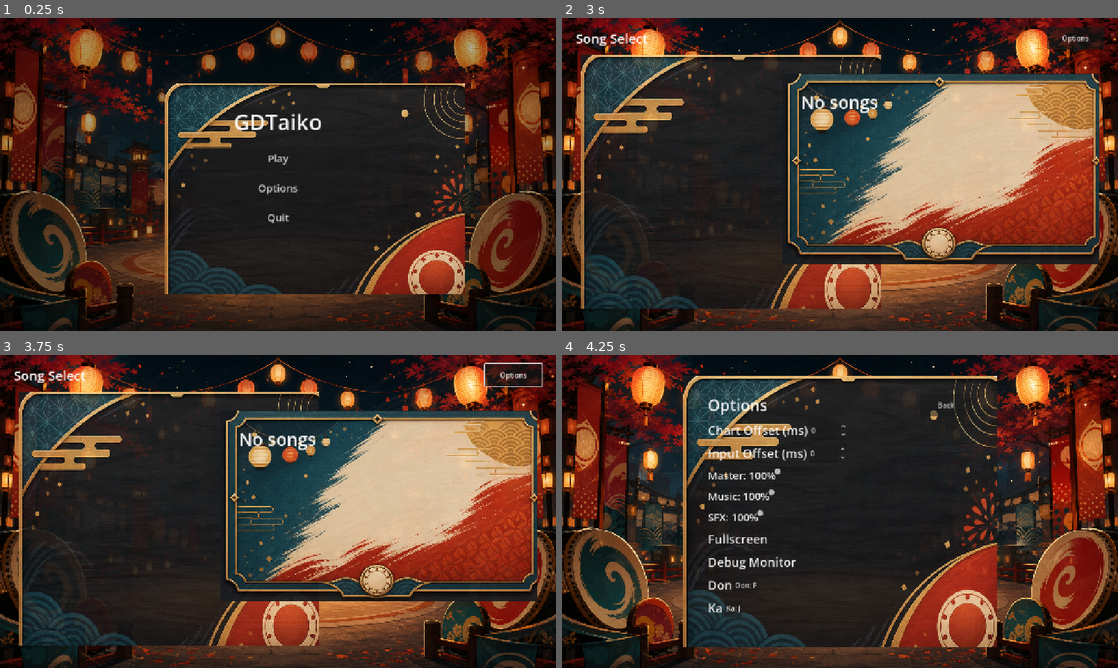
Above: before the commit, frames 1-4 (two rows, left to right).
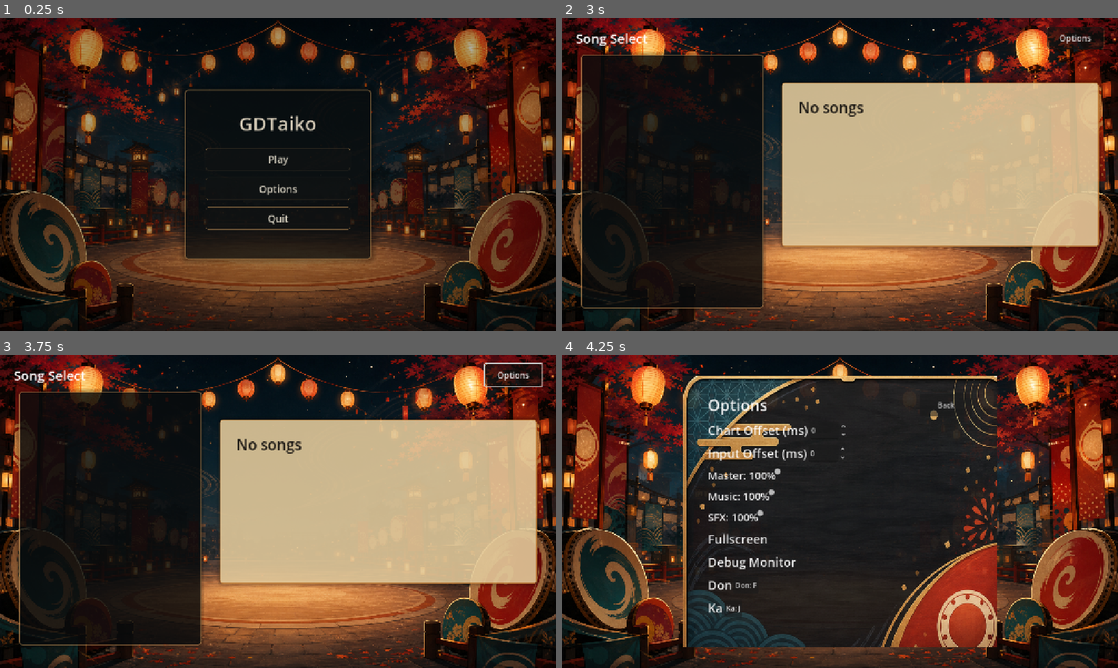
Above: after the commit, the same moments.

Repository: psygames-lab/GDTaiko
Game: Godot game, scene res://scenes/Main.tscn
The game is run twice, just before and just after one commit, with the same random seed, the same clock (stepped at 60 frames per second) and the same inputs.
Inputs:
- Up to frame 1 (0.25 s): no input
- Up to frame 2 (3 s): click "Play" at 0.5 s; click "Options" at 1.25 s; click "Back" at 2 s; click "Play" at 2.75 s
- Up to frame 3 (3.75 s): tap Enter (ui_accept) at 3.5 s; hold Right (ui_right) from 3.53 s (still down); hold F (taiko_don) from 3.53 s (still down)
- Up to frame 4 (4.25 s): keep holding Right (ui_right); keep holding F (taiko_don); tap Enter (ui_accept) at 3.77 s

The runs differ from the first frame. In frame 1, 16% of the frame differs, in the area x 29-84%, y 20-89%; in frame 2, 35%, in the area x 3-98%, y 2-93%; in frame 3, 35%; in frame 4, nothing differs.

Commit message:
feat: refresh menu and song select UI

Diff:
--- a/scripts/app/main.gd
+++ b/scripts/app/main.gd
@@ -3,9 +3,8 @@
 const GameConfig := preload("res://scripts/config/game_config.gd")
 
 const MAIN_MENU_BACKGROUND := "res://assets/skin/night_festival/backgrounds/main_menu.png"
-const UI_PANEL_SHEET := "res://assets/skin/night_festival/ui/ui_panels.png"
 const VIEWPORT_SIZE := Vector2(1280.0, 720.0)
-const MENU_PANEL_SIZE := Vector2(520.0, 420.0)
+const MENU_PANEL_SIZE := Vector2(430.0, 390.0)
 
 var play_button: Button
 var options_button: Button
@@ -26,28 +25,28 @@
 	_add_background()
 	_add_background_dim(0.32)
 
-	var panel := TextureRect.new()
+	var panel := Panel.new()
 	panel.name = "MenuPanel"
 	panel.position = (VIEWPORT_SIZE - MENU_PANEL_SIZE) * 0.5
 	panel.size = MENU_PANEL_SIZE
-	panel.texture = _make_ui_panel_texture(Rect2(42.0, 74.0, 690.0, 486.0))
-	panel.stretch_mode = TextureRect.STRETCH_SCALE
-	panel.modulate = Color(1.0, 1.0, 1.0, 0.92)
+	panel.modulate = Color(1.0, 1.0, 1.0, 0.86)
+	panel.add_theme_stylebox_override("panel", _panel_style(Color(0.04, 0.055, 0.06, 0.78), Color(0.77, 0.58, 0.34, 0.86), 2))
 	add_child(panel)
 
 	var menu := VBoxContainer.new()
 	menu.name = "MainMenu"
-	menu.position = Vector2(64.0, 54.0)
-	menu.size = MENU_PANEL_SIZE - Vector2(128.0, 108.0)
-	menu.add_theme_constant_override("separation", 14)
+	menu.position = Vector2(48.0, 46.0)
+	menu.size = MENU_PANEL_SIZE - Vector2(96.0, 92.0)
+	menu.add_theme_constant_override("separation", 16)
 	panel.add_child(menu)
 
 	var title := Label.new()
 	title.name = "Title"
 	title.text = "GDTaiko"
 	title.horizontal_alignment = HORIZONTAL_ALIGNMENT_CENTER
-	title.custom_minimum_size = Vector2(0.0, 78.0)
-	title.add_theme_font_size_override("font_size", 50)
+	title.custom_minimum_size = Vector2(0.0, 72.0)
+	title.add_theme_color_override("font_color", Color(0.96, 0.91, 0.82))
+	title.add_theme_font_size_override("font_size", 44)
 	menu.add_child(title)
 
 	play_button = _menu_button("Play")
@@ -69,9 +68,14 @@
 func _menu_button(text: String) -> Button:
 	var button := Button.new()
 	button.text = text
-	button.custom_minimum_size = Vector2(360, 54)
+	button.custom_minimum_size = Vector2(334, 52)
 	button.size_flags_horizontal = Control.SIZE_EXPAND_FILL
-	button.add_theme_font_size_override("font_size", 24)
+	button.add_theme_font_size_override("font_size", 23)
+	button.add_theme_color_override("font_color", Color(0.94, 0.91, 0.84))
+	button.add_theme_color_override("font_hover_color", Color.WHITE)
+	button.add_theme_stylebox_override("normal", _button_style(Color(0.07, 0.075, 0.075, 0.54), Color(0.74, 0.56, 0.34, 0.26)))
+	button.add_theme_stylebox_override("hover", _button_style(Color(0.15, 0.12, 0.09, 0.78), Color(0.92, 0.67, 0.35, 0.82)))
+	button.add_theme_stylebox_override("pressed", _button_style(Color(0.22, 0.15, 0.09, 0.92), Color(1.0, 0.74, 0.40, 0.9)))
 	return button
 
 
@@ -114,14 +118,36 @@
 	return ImageTexture.create_from_image(image)
 
 
-func _make_ui_panel_texture(region: Rect2) -> Texture2D:
-	var sheet := _load_png_texture(UI_PANEL_SHEET)
-	if sheet == null:
-		return null
-	var texture := AtlasTexture.new()
-	texture.atlas = sheet
-	texture.region = region
-	return texture
+func _panel_style(fill: Color, border: Color, border_width: int) -> StyleBoxFlat:
+	var style := StyleBoxFlat.new()
+	style.bg_color = fill
+	style.border_color = border
+	style.set_border_width_all(border_width)
+	style.corner_radius_top_left = 8
+	style.corner_radius_top_right = 8
+	style.corner_radius_bottom_left = 8
+	style.corner_radius_bottom_right = 8
+	style.shadow_color = Color(0.0, 0.0, 0.0, 0.34)
+	style.shadow_size = 14
+	style.content_margin_left = 28
+	style.content_margin_right = 28
+	style.content_margin_top = 24
+	style.content_margin_bottom = 24
+	return style
+
+
+func _button_style(fill: Color, border: Color) -> StyleBoxFlat:
+	var style := StyleBoxFlat.new()
+	style.bg_color = fill
+	style.border_color = border
+	style.set_border_width_all(1)
+	style.corner_radius_top_left = 6
+	style.corner_radius_top_right = 6
+	style.corner_radius_bottom_left = 6
+	style.corner_radius_bottom_right = 6
+	style.content_margin_left = 18
+	style.content_margin_right = 18
+	return style
 
 
 func _on_play_pressed() -> void:
--- a/scripts/ui/song_select.gd
+++ b/scripts/ui/song_select.gd
@@ -6,9 +6,9 @@
 const SongCourse := preload("res://scripts/song/song_course.gd")
 
 const SONG_SELECT_BACKGROUND := "res://assets/skin/night_festival/backgrounds/main_menu.png"
-const UI_PANEL_SHEET := "res://assets/skin/night_festival/ui/ui_panels.png"
 const VIEWPORT_SIZE := Vector2(1280.0, 720.0)
 const DEFAULT_SONG_ROOTS := ["res://songs", "res://local_songs", "user://songs"]
+const WHEEL_ROW_COUNT := 5
 
 var songs: Array[SongEntry] = []
 var selected_song_index := 0
@@ -18,14 +18,20 @@
 var detail_label: Label
 var metadata_label: Label
 var list_label: Label
+var song_wheel: Control
+var course_strip: HBoxContainer
 var options_button: Button
 var preview_player: AudioStreamPlayer
 var preview_fade_tween: Tween
+var preview_audio_key := ""
+var preview_restart_count := 0
+var auto_load_on_ready := true
 
 
 func _ready() -> void:
 	build()
-	load_song_roots(default_song_roots())
+	if auto_load_on_ready:
+		load_song_roots(default_song_roots())
 
 
 func build() -> void:
@@ -57,6 +63,9 @@
 	options_button.name = "OptionsButton"
 	options_button.text = "Options"
 	options_button.custom_minimum_size = Vector2(132, 44)
+	options_button.add_theme_font_size_override("font_size", 19)
+	options_button.add_theme_stylebox_override("normal", _button_style(Color(0.08, 0.075, 0.07, 0.56), Color(0.78, 0.58, 0.34, 0.36)))
+	options_button.add_theme_stylebox_override("hover", _button_style(Color(0.15, 0.11, 0.08, 0.82), Color(0.92, 0.68, 0.36, 0.86)))
 	options_button.pressed.connect(_on_options_pressed)
 	top_bar.add_child(options_button)
 
@@ -66,29 +75,40 @@
 	content.size = Vector2(1192.0, 584.0)
 	root.add_child(content)
 
-	var list_panel := TextureRect.new()
+	var list_panel := Panel.new()
 	list_panel.name = "ListPanel"
 	list_panel.position = Vector2.ZERO
-	list_panel.size = Vector2(430, 584)
-	list_panel.texture = _make_ui_panel_texture(Rect2(42.0, 74.0, 690.0, 486.0))
-	list_panel.stretch_mode = TextureRect.STRETCH_SCALE
-	list_panel.modulate = Color(1.0, 1.0, 1.0, 0.88)
+	list_panel.size = Vector2(420, 584)
+	list_panel.add_theme_stylebox_override("panel", _panel_style(Color(0.035, 0.045, 0.05, 0.78), Color(0.78, 0.58, 0.35, 0.62), 2))
 	content.add_child(list_panel)
 
-	var detail_panel := TextureRect.new()
+	song_wheel = Control.new()
+	song_wheel.name = "SongWheel"
+	song_wheel.position = Vector2(22, 28)
+	song_wheel.size = Vector2(376, 528)
+	list_panel.add_child(song_wheel)
+
+	var detail_panel := Panel.new()
 	detail_panel.name = "DetailPanel"
-	detail_panel.position = Vector2(464, 44)
-	detail_panel.size = Vector2(728, 332)
-	detail_panel.texture = _make_ui_panel_texture(Rect2(782.0, 302.0, 704.0, 438.0))
-	detail_panel.stretch_mode = TextureRect.STRETCH_SCALE
-	detail_panel.modulate = Color(1.0, 1.0, 1.0, 0.94)
+	detail_panel.position = Vector2(462, 64)
+	detail_panel.size = Vector2(730, 378)
+	detail_panel.add_theme_stylebox_override("panel", _panel_style(Color(0.92, 0.82, 0.63, 0.86), Color(0.78, 0.52, 0.24, 0.84), 2))
 	content.add_child(detail_panel)
 
-	list_label = _label(list_panel, "", Vector2(34, 30), 24, Vector2(360, 510))
-	title_label = _label(detail_panel, "No songs", Vector2(42, 38), 40, Vector2(620, 56))
-	subtitle_label = _label(detail_panel, "", Vector2(42, 96), 23, Vector2(620, 36))
-	detail_label = _label(detail_panel, "", Vector2(42, 156), 28, Vector2(620, 42))
-	metadata_label = _label(detail_panel, "", Vector2(42, 214), 22, Vector2(620, 78))
+	list_label = _label(song_wheel, "", Vector2.ZERO, 18, Vector2(1, 1))
+	list_label.visible = false
+	title_label = _label(detail_panel, "No songs", Vector2(38, 34), 34, Vector2(650, 92))
+	subtitle_label = _label(detail_panel, "", Vector2(38, 126), 21, Vector2(640, 34))
+	detail_label = _label(detail_panel, "", Vector2(38, 176), 26, Vector2(650, 46))
+	metadata_label = _label(detail_panel, "", Vector2(38, 290), 19, Vector2(650, 62))
+	for label in [title_label, subtitle_label, detail_label, metadata_label]:
+		label.add_theme_color_override("font_color", Color(0.12, 0.105, 0.085))
+	course_strip = HBoxContainer.new()
+	course_strip.name = "CourseStrip"
+	course_strip.position = Vector2(38, 234)
+	course_strip.size = Vector2(650, 44)
+	course_strip.add_theme_constant_override("separation", 10)
+	detail_panel.add_child(course_strip)
 	preview_player = AudioStreamPlayer.new()
 	preview_player.name = "PreviewPlayer"
 	_ensure_audio_bus("Music")
@@ -122,7 +142,7 @@
 		return
 	selected_song_index = (selected_song_index + 1) % songs.size()
 	selected_course_index = 0
-	_update_selection()
+	_update_selection(true)
 
 
 func select_previous_song() -> void:
@@ -130,7 +150,7 @@
 		return
 	selected_song_index = (selected_song_index - 1 + songs.size()) % songs.size()
 	selected_course_index = 0
-	_update_selection()
+	_update_selection(true)
 
 
 func select_next_course() -> void:
@@ -138,7 +158,7 @@
 	if song == null or song.courses.is_empty():
 		return
 	selected_course_index = (selected_course_index + 1) % song.courses.size()
-	_update_selection()
+	_update_selection(false)
 
 
 func select_previous_course() -> void:
@@ -146,7 +166,7 @@
 	if song == null or song.courses.is_empty():
 		return
 	selected_course_index = (selected_course_index - 1 + song.courses.size()) % song.courses.size()
-	_update_selection()
+	_update_selection(false)
 
 
 func selected_song() -> SongEntry:
@@ -204,37 +224,32 @@
 	open_options()
 
 
-func _update_selection() -> void:
+func _update_selection(restart_preview: bool = true) -> void:
 	build()
 	if songs.is_empty():
-		list_label.text = ""
+		_update_song_wheel()
 		title_label.text = "No songs"
 		subtitle_label.text = ""
 		detail_label.text = ""
 		metadata_label.text = ""
+		_update_course_strip(null)
 		_stop_preview()
 		return
-
-	var lines: Array[String] = []
-	for i in range(songs.size()):
-		var prefix := "> " if i == selected_song_index else "  "
-		var marker := " [Missing audio]" if _song_has_missing_audio(songs[i]) else ""
-		lines.append(prefix + songs[i].title + marker)
-	list_label.text = "\n".join(lines)
 
 	var song := selected_song()
 	var course := selected_course()
-	title_label.text = song.title
-	subtitle_label.text = song.subtitle
+	_update_song_wheel()
+	title_label.text = _normalize_display_text(song.title)
+	subtitle_label.text = _normalize_display_text(song.subtitle)
 	metadata_label.text = _metadata_text(song)
+	_update_course_strip(song)
 	if course == null:
 		detail_label.text = "No courses"
-		_stop_preview()
 	elif course.audio_missing:
-		detail_label.text = "%s  Level %d  Missing audio: %s" % [course.course, course.level, course.expected_audio_path]
-		_stop_preview()
+		detail_label.text = "%s  Missing audio: %s" % [_course_display_text(course), course.expected_audio_path.get_file()]
 	else:
-		detail_label.text = "%s  Level %d" % [course.course, course.level]
+		detail_label.text = _course_display_text(course)
+	if restart_preview:
 		_update_preview(song)
 
 
@@ -245,7 +260,9 @@
 	label.size = label_size
 	label.custom_minimum_size = label_size
 	label.autowrap_mode = TextServer.AUTOWRAP_WORD_SMART
+	label.text_overrun_behavior = TextServer.OVERRUN_TRIM_ELLIPSIS
 	label.add_theme_font_size_override("font_size", font_size)
+	label.add_theme_color_override("font_color", Color(0.96, 0.94, 0.88))
 	parent.add_child(label)
 	return label
 
@@ -289,16 +306,6 @@
 	return ImageTexture.create_from_image(image)
 
 
-func _make_ui_panel_texture(region: Rect2) -> Texture2D:
-	var sheet := _load_png_texture(UI_PANEL_SHEET)
-	if sheet == null:
-		return null
-	var texture := AtlasTexture.new()
-	texture.atlas = sheet
-	texture.region = region
-	return texture
-
-
 func _song_has_missing_audio(song: SongEntry) -> bool:
 	for course in song.courses:
 		if course.audio_missing:
@@ -306,15 +313,204 @@
 	return false
 
 
+func _update_song_wheel() -> void:
+	if song_wheel == null:
+		return
+	for child in song_wheel.get_children():
+		if child != list_label:
+			song_wheel.remove_child(child)
+			child.free()
+	if songs.is_empty():
+		return
+
+	var center_y := song_wheel.size.y * 0.5
+	var row_height := 84.0
+	var start_offset := -int(WHEEL_ROW_COUNT / 2)
+	for row in range(WHEEL_ROW_COUNT):
+		var offset := start_offset + row
+		var song_index := (selected_song_index + offset + songs.size()) % songs.size()
+		var is_selected := offset == 0
+		var distance: int = abs(offset)
+		var panel := Panel.new()
+		panel.name = "SongRow%d" % row
+		panel.position = Vector2(0.0, center_y + (offset * row_height) - 34.0)
+		panel.size = Vector2(song_wheel.size.x, 68.0)
+		panel.scale = Vector2.ONE * (1.0 if is_selected else 0.94)
+		panel.modulate = Color(1.0, 1.0, 1.0, 1.0 - (0.18 * distance))
+		panel.add_theme_stylebox_override("panel", _panel_style(
+			Color(0.15, 0.11, 0.08, 0.88) if is_selected else Color(0.04, 0.05, 0.055, 0.56),
+			Color(0.92, 0.67, 0.34, 0.92) if is_selected else Color(0.72, 0.55, 0.34, 0.26),
+			2 if is_selected else 1
+		))
+		song_wheel.add_child(panel)
+
+		var title := Label.new()
+		title.name = "Title"
+		title.position = Vector2(18, 9)
+		title.size = Vector2(panel.size.x - 36.0, 28.0)
+		title.text = _ellipsize(_normalize_display_text(songs[song_index].title), 34)
+		title.text_overrun_behavior = TextServer.OVERRUN_TRIM_ELLIPSIS
+		title.add_theme_font_size_override("font_size", 23 if is_selected else 19)
+		title.add_theme_color_override("font_color", Color(0.98, 0.92, 0.78) if is_selected else Color(0.82, 0.84, 0.80))
+		panel.add_child(title)
+
+		var meta := Label.new()
+		meta.name = "Meta"
+		meta.position = Vector2(18, 38)
+		meta.size = Vector2(panel.size.x - 36.0, 22.0)
+		meta.text = _song_row_meta(songs[song_index])
+		meta.text_overrun_behavior = TextServer.OVERRUN_TRIM_ELLIPSIS
+		meta.add_theme_font_size_override("font_size", 15)
+		meta.add_theme_color_override("font_color", Color(0.90, 0.74, 0.48) if is_selected else Color(0.56, 0.60, 0.58))
+		panel.add_child(meta)
+
+
+func _update_course_strip(song: SongEntry) -> void:
+	if course_strip == null:
+		return
+	for child in course_strip.get_children():
+		course_strip.remove_child(child)
+		child.free()
+	if song == null:
+		return
+	for i in range(song.courses.size()):
+		var course := song.courses[i]
+		var selected := i == selected_course_index
+		var badge := Panel.new()
+		badge.name = "CourseBadge%d" % i
+		badge.custom_minimum_size = Vector2(118, 38)
+		badge.add_theme_stylebox_override("panel", _panel_style(
+			_course_color(course.course, 0.88) if selected else Color(0.16, 0.14, 0.12, 0.38),
+			Color(0.12, 0.10, 0.08, 0.42),
+			1
+		))
+		course_strip.add_child(badge)
+
+		var label := Label.new()
+		label.position = Vector2(10, 7)
+		label.size = Vector2(98, 24)
+		label.text = "%s %d" % [_course_icon(course.course), course.level]
+		label.horizontal_alignment = HORIZONTAL_ALIGNMENT_CENTER
+		label.add_theme_font_size_override("font_size", 18)
+		label.add_theme_color_override("font_color", Color.WHITE if selected else Color(0.80, 0.78, 0.72))
+		badge.add_child(label)
+
+
+func _song_row_meta(song: SongEntry) -> String:
+	var parts: Array[String] = []
+	if song.genre != "":
+		parts.append(_normalize_display_text(song.genre))
+	if not song.courses.is_empty():
+		parts.append("%d courses" % song.courses.size())
+	if _song_has_missing_audio(song):
+		parts.append("missing audio")
+	return " / ".join(parts)
+
+
+func _course_display_text(course: SongCourse) -> String:
+	return "%s %s  Level %d" % [_course_icon(course.course), _course_name(course.course), course.level]
+
+
+func _course_icon(course_name: String) -> String:
+	match course_name.to_lower():
+		"easy":
+			return "[E]"
+		"normal":
+			return "[N]"
+		"hard":
+			return "[H]"
+		"oni":
+			return "[O]"
+		"edit":
+			return "[X]"
+		_:
+			return "[?]"
+
+
+func _course_name(course_name: String) -> String:
+	match course_name.to_lower():
+		"easy":
+			return "Easy"
+		"normal":
+			return "Normal"
+		"hard":
+			return "Hard"
+		"oni":
+			return "Oni"
+		"edit":
+			return "Edit"
+		_:
+			return _normalize_display_text(course_name)
+
+
+func _course_color(course_name: String, alpha: float) -> Color:
+	match course_name.to_lower():
+		"easy":
+			return Color(0.20, 0.62, 0.42, alpha)
+		"normal":
+			return Color(0.28, 0.47, 0.86, alpha)
+		"hard":
+			return Color(0.82, 0.48, 0.18, alpha)
+		"oni":
+			return Color(0.74, 0.18, 0.18, alpha)
+		"edit":
+			return Color(0.54, 0.31, 0.75, alpha)
+		_:
+			return Color(0.46, 0.46, 0.46, alpha)
+
+
+func _normalize_display_text(value: String) -> String:
+	var text := value.strip_edges().replace("\n", " ").replace("\t", " ")
+	while text.contains("  "):
+		text = text.replace("  ", " ")
+	return text
+
+
+func _ellipsize(value: String, max_chars: int) -> String:
+	if value.length() <= max_chars:
+		return value
+	return value.left(max_chars - 3) + "..."
+
+
+func _panel_style(fill: Color, border: Color, border_width: int) -> StyleBoxFlat:
+	var style := StyleBoxFlat.new()
+	style.bg_color = fill
+	style.border_color = border
+	style.set_border_width_all(border_width)
+	style.corner_radius_top_left = 7
+	style.corner_radius_top_right = 7
+	style.corner_radius_bottom_left = 7
+	style.corner_radius_bottom_right = 7
+	style.shadow_color = Color(0.0, 0.0, 0.0, 0.26)
+	style.shadow_size = 8
+	style.content_margin_left = 12
+	style.content_margin_right = 12
+	style.content_margin_top = 8
+	style.content_margin_bottom = 8
+	return style
+
+
+func _button_style(fill: Color, border: Color) -> StyleBoxFlat:
+	var style := StyleBoxFlat.new()
+	style.bg_color = fill
+	style.border_color = border
+	style.set_border_width_all(1)
+	style.corner_radius_top_left = 6
+	style.corner_radius_top_right = 6
+	style.corner_radius_bottom_left = 6
+	style.corner_radius_bottom_right = 6
+	return style
+
+
 func _metadata_text(song: SongEntry) -> String:
 	var parts: Array[String] = []
 	if song.genre != "":
-		parts.append("Genre: %s" % song.genre)
+		parts.append("Genre: %s" % _normalize_display_text(song.genre))
 	if song.maker != "":
-		parts.append("Maker: %s" % song.maker)
+		parts.append("Maker: %s" % _normalize_display_text(song.maker))
 	var course_parts: Array[String] = []
 	for course in song.courses:
-		course_parts.append("%s %d" % [course.course, course.level])
+		course_parts.append(_course_display_text(course))
 	if not course_parts.is_empty():
 		parts.append("Courses: %s" % ", ".join(course_parts))
 	return "  |  ".join(parts)
@@ -323,12 +519,16 @@
 func _update_preview(song: SongEntry) -> void:
 	if preview_player == null:
 		return
+	if preview_audio_key == song.preview_audio_path and preview_player.stream != null:
+		return
 	_stop_preview()
 	if song.preview_audio_path == "" or not FileAccess.file_exists(song.preview_audio_path):
 		return
 	var stream := _load_audio_stream(song.preview_audio_path)
 	if stream == null:
 		return
+	preview_audio_key = song.preview_audio_path
+	preview_restart_count += 1
 	preview_player.stream = stream
 	preview_player.volume_db = linear_to_db(0.01)
 	preview_player.play(song.preview_start_sec)
@@ -343,6 +543,7 @@
 	if preview_player != null:
 		preview_player.stop()
 		preview_player.stream = null
+	preview_audio_key = ""
 
 
 func _ensure_audio_bus(bus_name: String) -> void:
--- a/tests/app/test_main_scene.gd
+++ b/tests/app/test_main_scene.gd
@@ -13,7 +13,7 @@
 	scene._ready()
 	_assert(scene.get_node_or_null("MenuPanel/MainMenu/PlayButton") != null, "Main menu should show a Play button")
 	_assert(scene.get_node_or_null("MenuPanel/MainMenu/OptionsButton") != null, "Main menu should show an Options button")
-	_assert(scene.get_node_or_null("MenuPanel") is TextureRect, "Main menu should use the generated UI panel texture")
+	_assert(scene.get_node_or_null("MenuPanel") is Panel, "Main menu should use a native themed panel")
 	_assert(scene.get_node_or_null("BackgroundDim") is ColorRect, "Main menu should dim the busy background behind UI")
 	var background := scene.get_node_or_null("Background") as TextureRect
 	_assert(background != null and background.stretch_mode == TextureRect.STRETCH_SCALE, "Main menu background should scale the full image without cropping")
@@ -22,6 +22,7 @@
 	var panel := scene.get_node_or_null("MenuPanel") as Control
 	_assert(panel != null and panel.size.x <= 560.0, "Main menu panel should stay compact")
 	_assert(panel != null and panel.position.x >= 340.0, "Main menu panel should be centered with safe margins")
+	_assert(panel != null and panel.modulate.a <= 0.9, "Main menu panel should blend with the background instead of sitting as an opaque card")
 	var menu := scene.get_node_or_null("MenuPanel/MainMenu") as VBoxContainer
 	_assert(menu != null, "Main menu controls should live inside the menu panel")
 	_assert(menu != null and menu.position.x >= 48.0, "Main menu content should have panel padding")
--- a/tests/ui/test_song_select.gd
+++ b/tests/ui/test_song_select.gd
@@ -19,6 +19,7 @@
 	scene.free()
 
 	var select := SongSelect.new()
+	select.auto_load_on_ready = false
 	select.build()
 	get_root().add_child(select)
 	_assert(select.get_node_or_null("Root/TopBar/OptionsButton") != null, "Song select should show an Options button")
@@ -27,14 +28,16 @@
 	_assert(background != null and background.stretch_mode == TextureRect.STRETCH_SCALE, "Song select background should scale the full image without cropping")
 	_assert(background != null and background.expand_mode == TextureRect.EXPAND_IGNORE_SIZE, "Song select background should ignore texture minimum size")
 	_assert(background != null and background.size == Vector2(1280, 720), "Song select background should fill the 1280x720 viewport")
-	_assert(select.get_node_or_null("Root/Content/ListPanel") is TextureRect, "Song select list should use the generated UI panel texture")
-	_assert(select.get_node_or_null("Root/Content/DetailPanel") is TextureRect, "Song select details should use the generated UI panel texture")
+	_assert(select.get_node_or_null("Root/Content/ListPanel") is Panel, "Song select list should use a native themed panel")
+	_assert(select.get_node_or_null("Root/Content/ListPanel/SongWheel") is Control, "Song select should use a focused song wheel")
+	_assert(select.get_node_or_null("Root/Content/DetailPanel") is Panel, "Song select details should use a native themed panel")
+	_assert(select.get_node_or_null("Root/Content/DetailPanel/CourseStrip") is HBoxContainer, "Song select should show course icon buttons")
 	_assert(SongSelect.default_song_roots().has("res://local_songs"), "Song select should scan project-local ignored songs")
 	var content := select.get_node_or_null("Root/Content") as Control
 	_assert(content != null and content.position.x >= 40.0, "Song select content should keep a safe left margin")
 	var detail_panel := select.get_node_or_null("Root/Content/DetailPanel") as Control
 	_assert(detail_panel != null and detail_panel.position.x >= 450.0, "Song select detail panel should stay in the right column")
-	_assert(select.list_label != null and select.list_label.get_parent().name == "ListPanel", "Song list text should be inside the list panel")
+	_assert(select.list_label != null and select.list_label.get_parent().name == "SongWheel", "Song list text should be inside the song wheel")
 	_assert(select.title_label != null and select.title_label.get_parent().name == "DetailPanel", "Song title should be inside the detail panel")
 	select.songs = [
 		_song("Alpha", "res://songs/alpha", "Oni", 7, "alpha_oni.tja", "alpha.ogg"),
@@ -43,6 +46,7 @@
 	select.songs[0].subtitle = "First"
 	select.songs[0].genre = "Variety"
 	select.songs[0].maker = "Mapper"
+	select.songs[0].preview_audio_path = "res://assets/sample/sample.ogg"
 	select.songs[0].preview_start_sec = 2.25
 	select._update_selection()
 
@@ -51,7 +55,7 @@
 	_assert(select.detail_label.text.contains("Oni"), "Song select should show selected course")
 	_assert(select.metadata_label.text.contains("Variety"), "Song select should show genre metadata")
 	_assert(select.metadata_label.text.contains("Mapper"), "Song select should show maker metadata")
-	_assert(select.metadata_label.text.contains("Oni 7"), "Song select should show course list")
+	_assert(select.metadata_label.text.contains("[O] Oni  Level 7"), "Song select should show course list with difficulty icon")
 	select.select_next_song()
 	_assert(select.title_label.text == "Beta", "Down navigation should select next song")
 	_assert(select.preview_player != null, "Song select should create a preview player")
@@ -64,9 +68,12 @@
 	course.tja_path = "res://songs/alpha/alpha_hard.tja"
 	course.wave = "res://songs/alpha/hard.ogg"
 	select.songs[0].courses.append(course)
+	var preview_restart_count := select.preview_restart_count
 	select.select_next_course()
 	_assert(select.selected_course_index == 1, "Right navigation should select next course")
 	_assert(select.selected_course().course == "Hard", "Selected course should update")
+	_assert(select.detail_label.text.contains("[H]"), "Selected course should show a difficulty icon")
+	_assert(select.preview_restart_count == preview_restart_count, "Changing course difficulty should not restart song preview audio")
 	var state = get_root().get_node_or_null("SessionState")
 	if state == null:
 		state = SessionStateScript.new()
